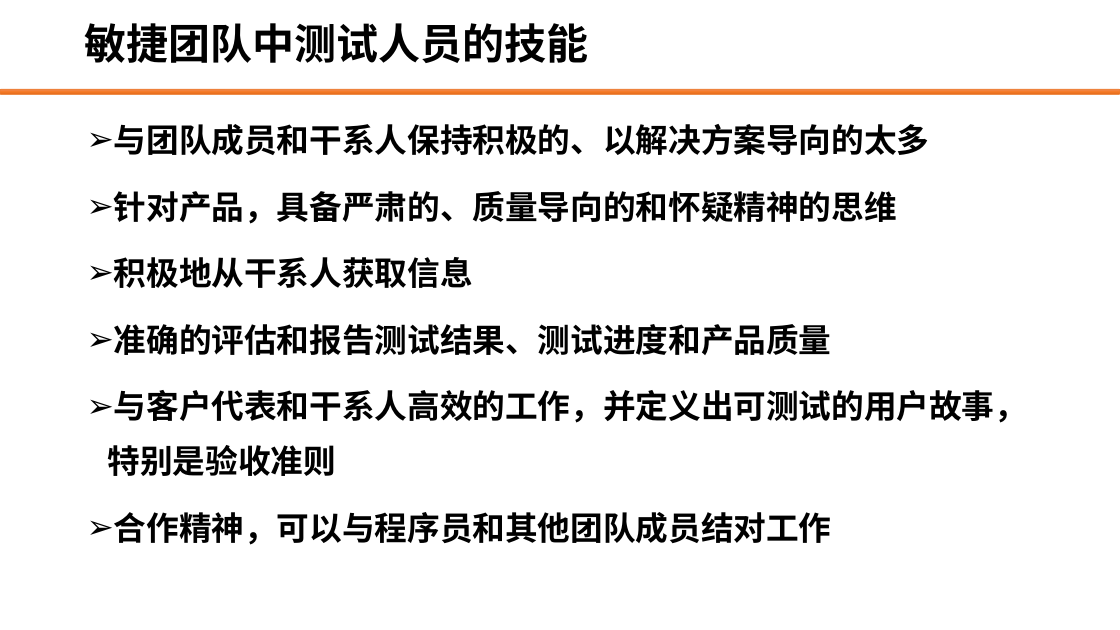
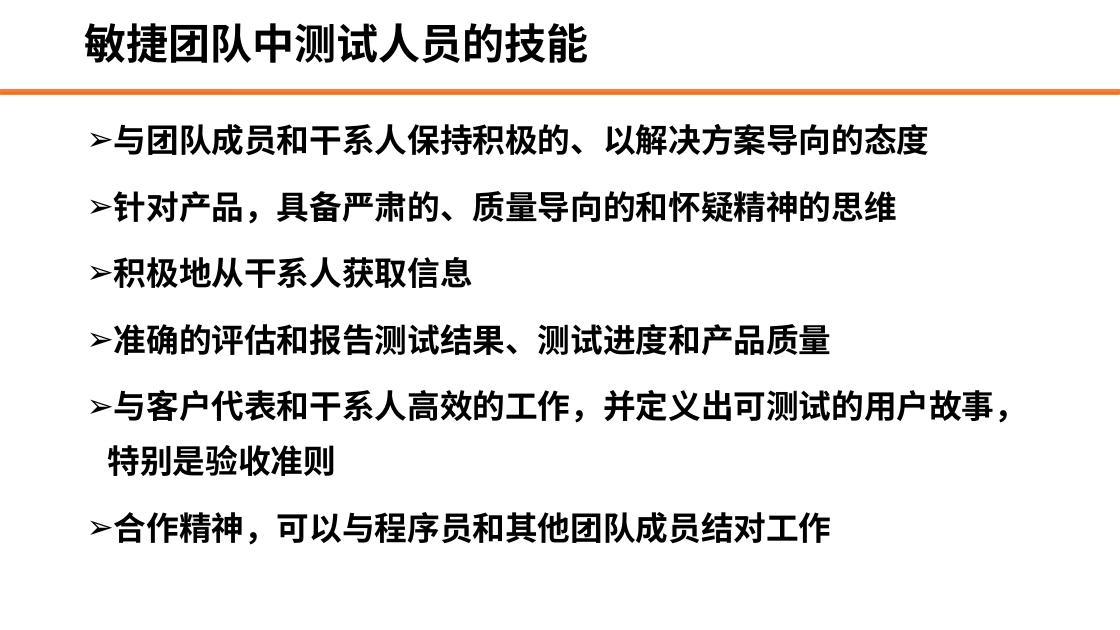
Before and after one commit to edu2act/course-web-system-testing, a slide deck: slide 35 of materials/slides/3.1 敏捷测试基础知识.pptx (slide 33 before the commit). Drawn at 1120x630 pixels with LibreOffice and Linux fonts; fonts in the diff are those of the drawing; background and template pictures are left out. Boxes give left, top, right and bottom in pixels: in the first picture for what was removed or moved away, otherwise in the second. Text is boxed around its words. In the diff, an @@ line names an element or a change of style, - is before the commit and + after.

```diff
--- a/materials/slides/3.1 敏捷测试基础知识.pptx
+++ b/materials/slides/3.1 敏捷测试基础知识.pptx
@@ text at (114, 124, 930, 155): text changed @@
-➢ 与团队成员和干系人保持积极的、以解决方案导向的太多
+➢ 与团队成员和干系人保持积极的、以解决方案导向的态度
```
Also in this commit, not shown: 9 other slides changed, 2 slides added, 42 other files.
